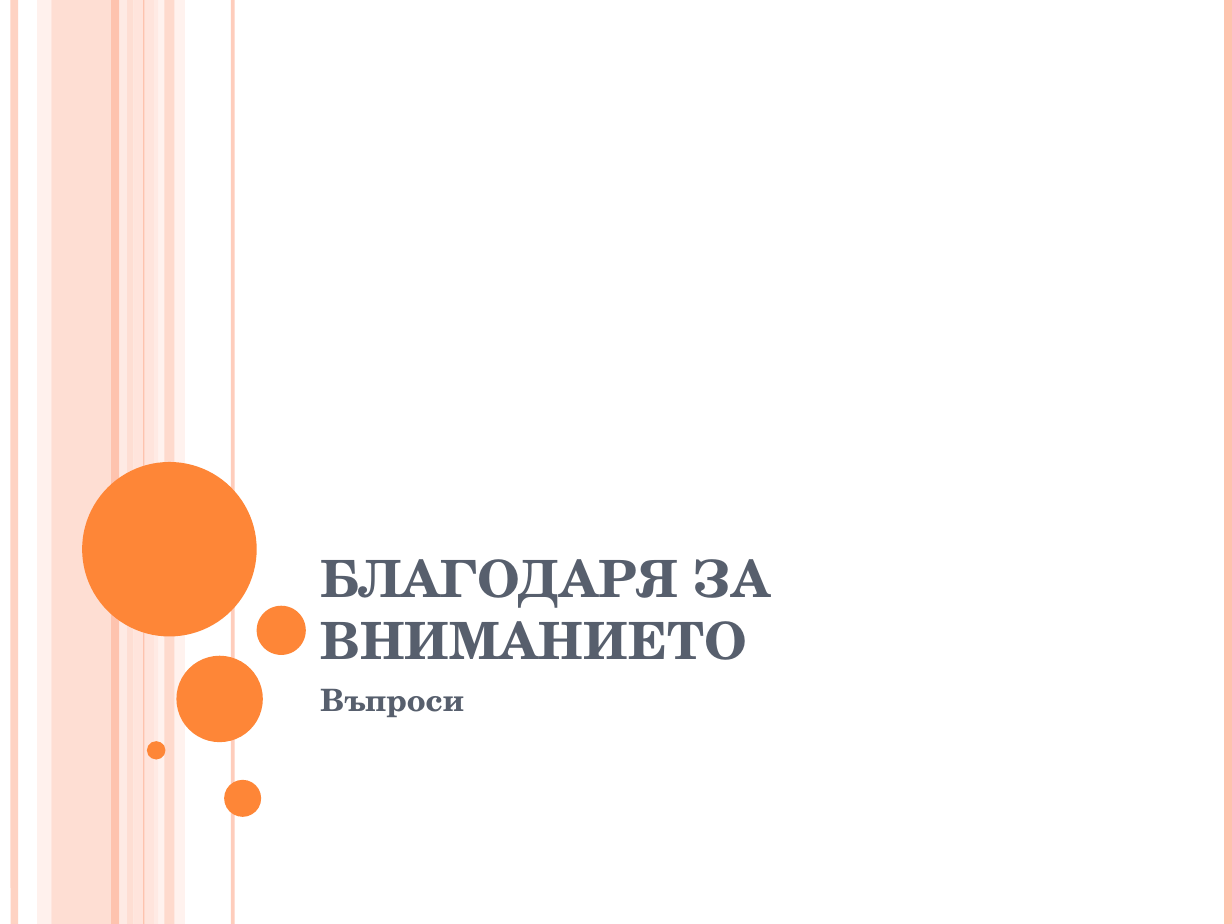
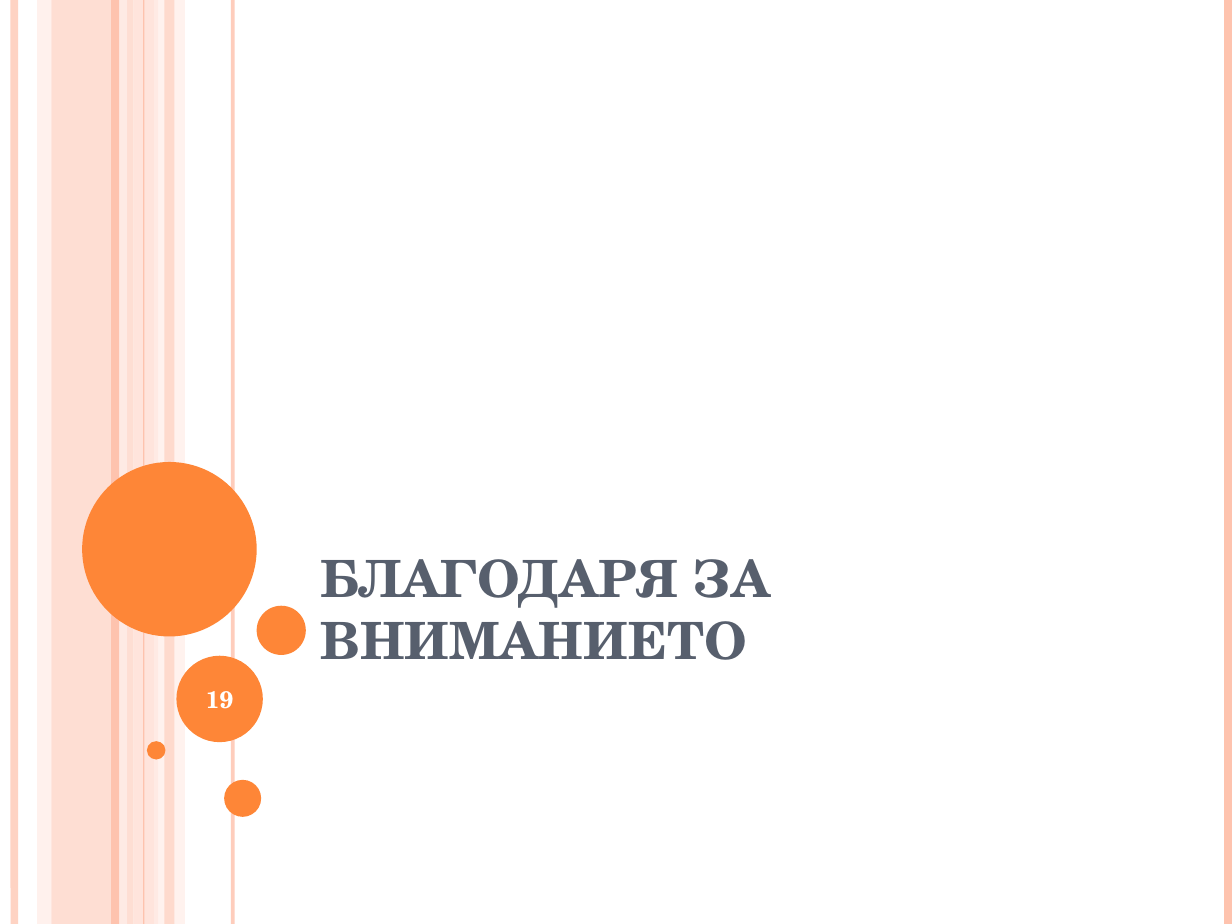
Before and after one commit to vjotov/versia, a slide deck: slide 19 of doc/presentation.ppt (slide 17 before the commit). Drawn at 1232x924 pixels with LibreOffice and Linux fonts; fonts in the diff are those of the drawing. Boxes give left, top, right and bottom in pixels: in the first picture for what was removed or moved away, otherwise in the second. Text is boxed around its words. In the diff, an @@ line names an element or a change of style, - is before the commit and + after.

```diff
--- a/doc/presentation.ppt
+++ b/doc/presentation.ppt
@@ subtitle removed at bbox=[320, 689, 464, 717] @@
-Въпроси
@@ page number added at bbox=[206, 691, 234, 709], 14 pt, text #FFFFFF, bold @@
+19
```
Also in this commit, not shown: 13 other slides changed, 5 slides added, 3 slides removed, 4 other files.
